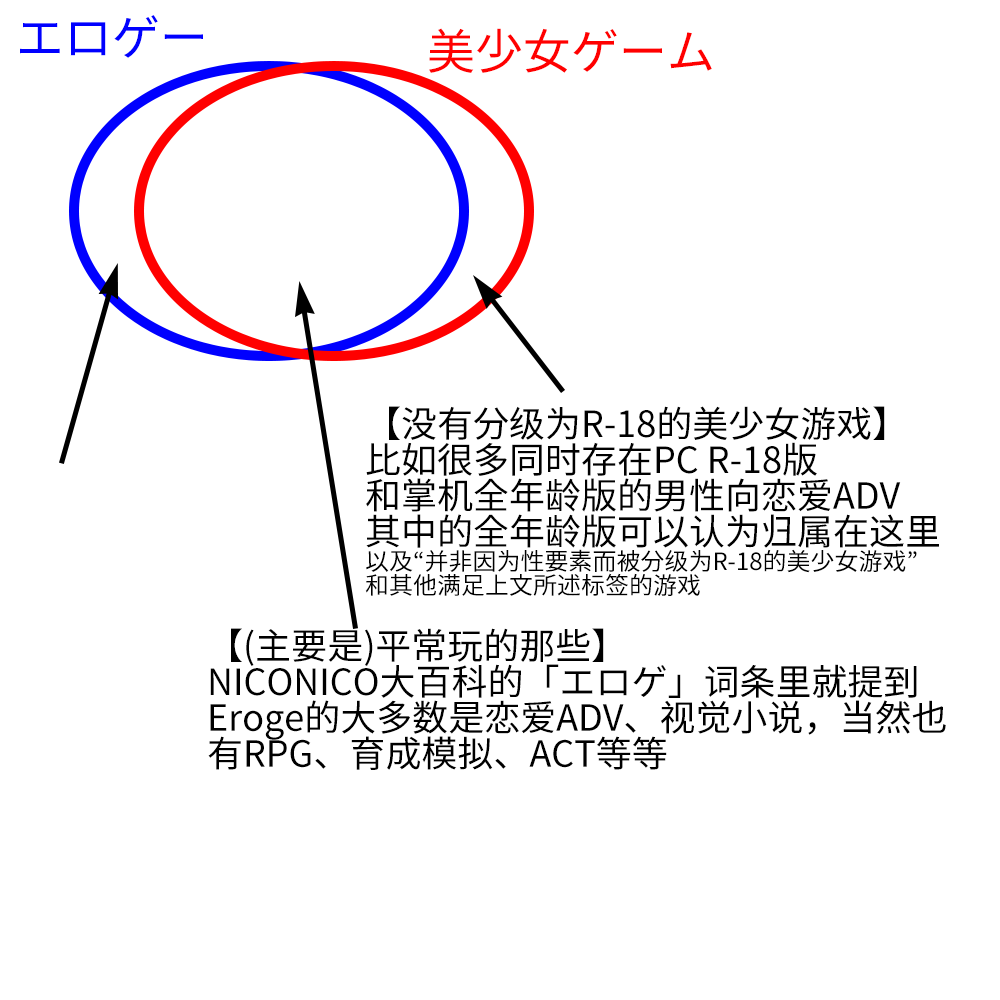
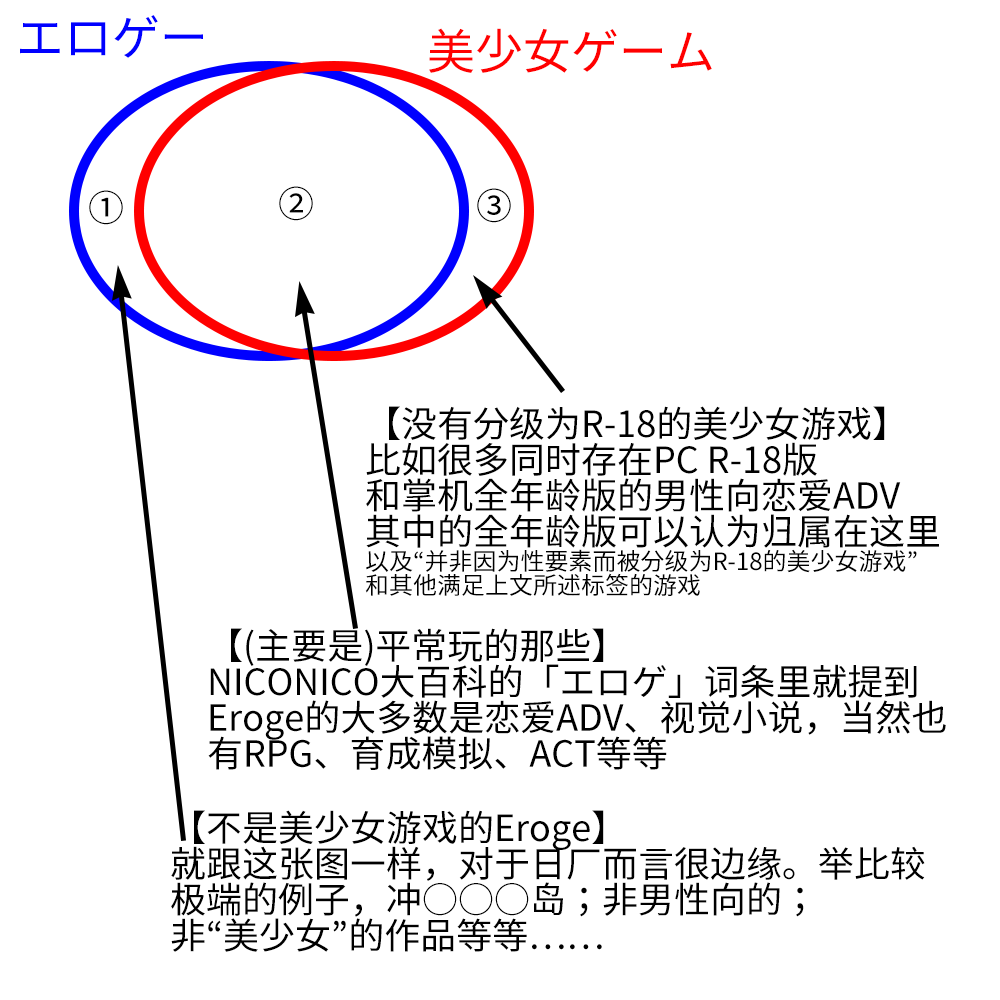
Layered file, before and after one edit (1000px x 1000px). Changes by layer:
removed layer "形状 3" over left=59, top=263, right=118, bottom=464
added layer "③" above "②" over left=477, top=188, right=511, bottom=223
added layer "②" above "①" over left=279, top=186, right=313, bottom=221
added layer "①" above "【不是美少女游戏的Eroge】 就跟这张图一样，对于日厂而言很边缘。举比较 极端的例子，冲○○○岛；非男性向的； 非“美少女”" over left=89, top=190, right=123, bottom=225
added layer "【不是美少女游戏的Eroge】 就跟这张图一样，对于日厂而言很边缘。举比较 极端的例子，冲○○○岛；非男性向的； 非“美少女”" above "形状 5" over left=171, top=810, right=925, bottom=952
added layer "形状 5" above "【(主要是)平常玩的那些】 NICONICO大百科的「エロゲ」词条里就提到 Eroge的大多数是恋爱ADV、视觉小说，当然也" over left=112, top=265, right=186, bottom=841
